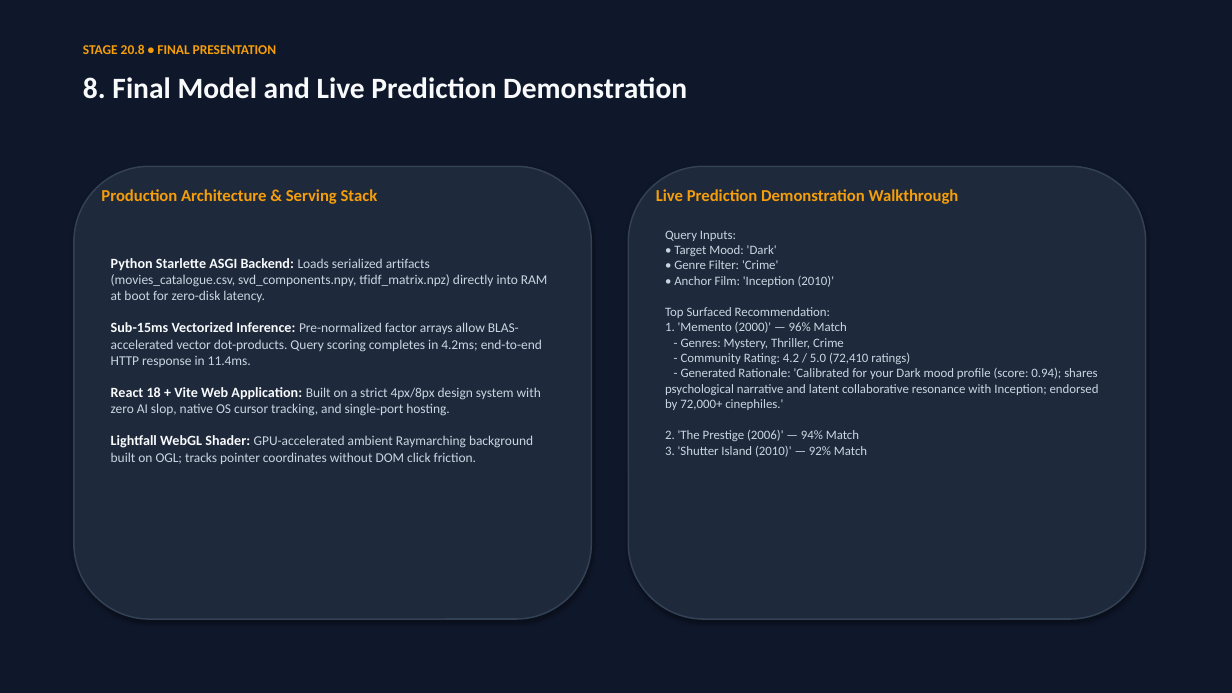
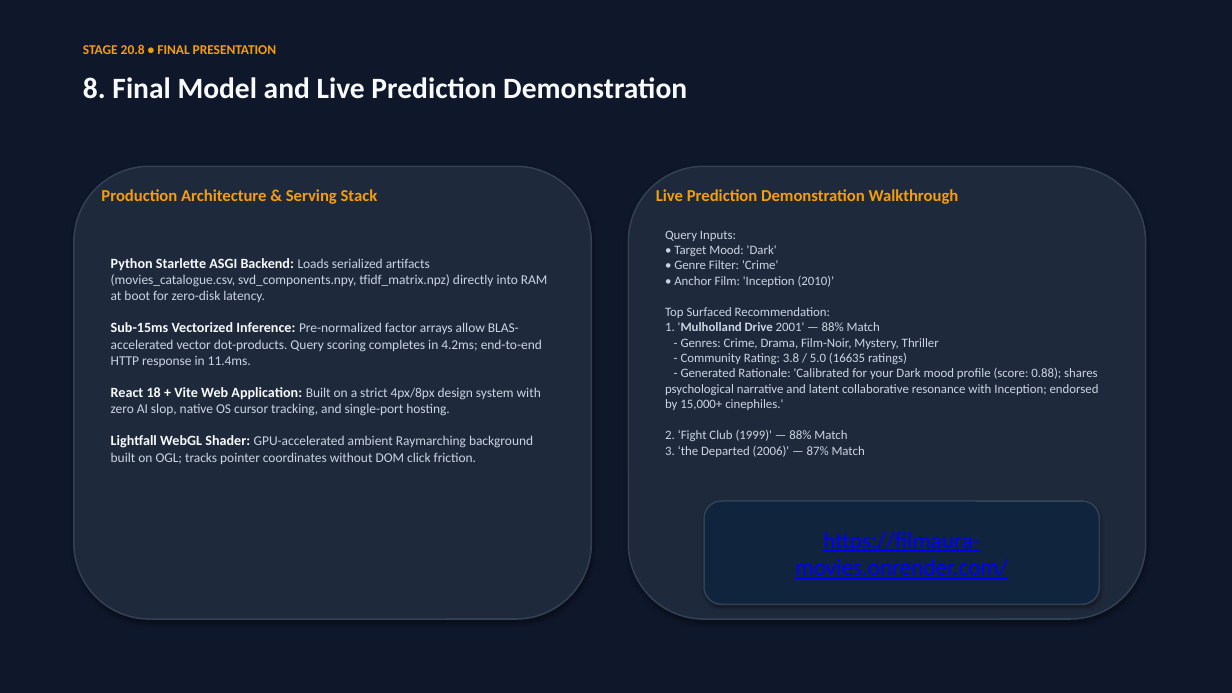
Before and after one commit to nishant7002/FilmAura, a slide deck: slide 9 of FilmAura_Presentation.pptx. Drawn at 1232x693 pixels with LibreOffice and Linux fonts; fonts in the diff are those of the drawing. Boxes give left, top, right and bottom in pixels: in the first picture for what was removed or moved away, otherwise in the second. Text is boxed around its words. In the diff, an @@ line names an element or a change of style, - is before the commit and + after.

```diff
--- a/FilmAura_Presentation.pptx
+++ b/FilmAura_Presentation.pptx
@@ text at (x1=665, y1=230, x2=1099, y2=457): text changed @@
-Query Inputs:
-• Target Mood: 'Dark'
-• Genre Filter: 'Crime'
-• Anchor Film: 'Inception (2010)'
-Top Surfaced Recommendation:
-1. 'Memento (2000)' — 96% Match
-- Genres: Mystery, Thriller, Crime
-- Community Rating: 4.2 / 5.0 (72,410 ratings)
-- Generated Rationale: 'Calibrated for your Dark mood profile (score: 0.94); shares psychological narrative and latent collaborative resonance with Inception; endorsed by 72,000+ cinephiles.'
-2. 'The Prestige (2006)' — 94% Match
-3. 'Shutter Island (2010)' — 92% Match
+Query Inputs:
+• Target Mood: 'Dark'
+• Genre Filter: 'Crime'
+• Anchor Film: 'Inception (2010)'
+Top Surfaced Recommendation:
+1. 'Mulholland Drive 2001' — 88% Match
+- Genres: Crime, Drama, Film-Noir, Mystery, Thriller
+- Community Rating: 3.8 / 5.0 (16635 ratings)
+- Generated Rationale: 'Calibrated for your Dark mood profile (score: 0.88); shares psychological narrative and latent collaborative resonance with Inception; endorsed by 15,000+ cinephiles.'
+2. ‘Fight Club (1999)' — 88% Match
+3. ‘the Departed (2006)' — 87% Match
@@ rounded rectangle added at (x1=704, y1=501, x2=1100, y2=604), fill #0F243E, outline #334155 1.2 pt, 18 pt, text #0000FF, underline @@
+https://filmaura-movies.onrender.com/
```
Also in this commit, not shown: 1 other slide changed, 17 other files.
